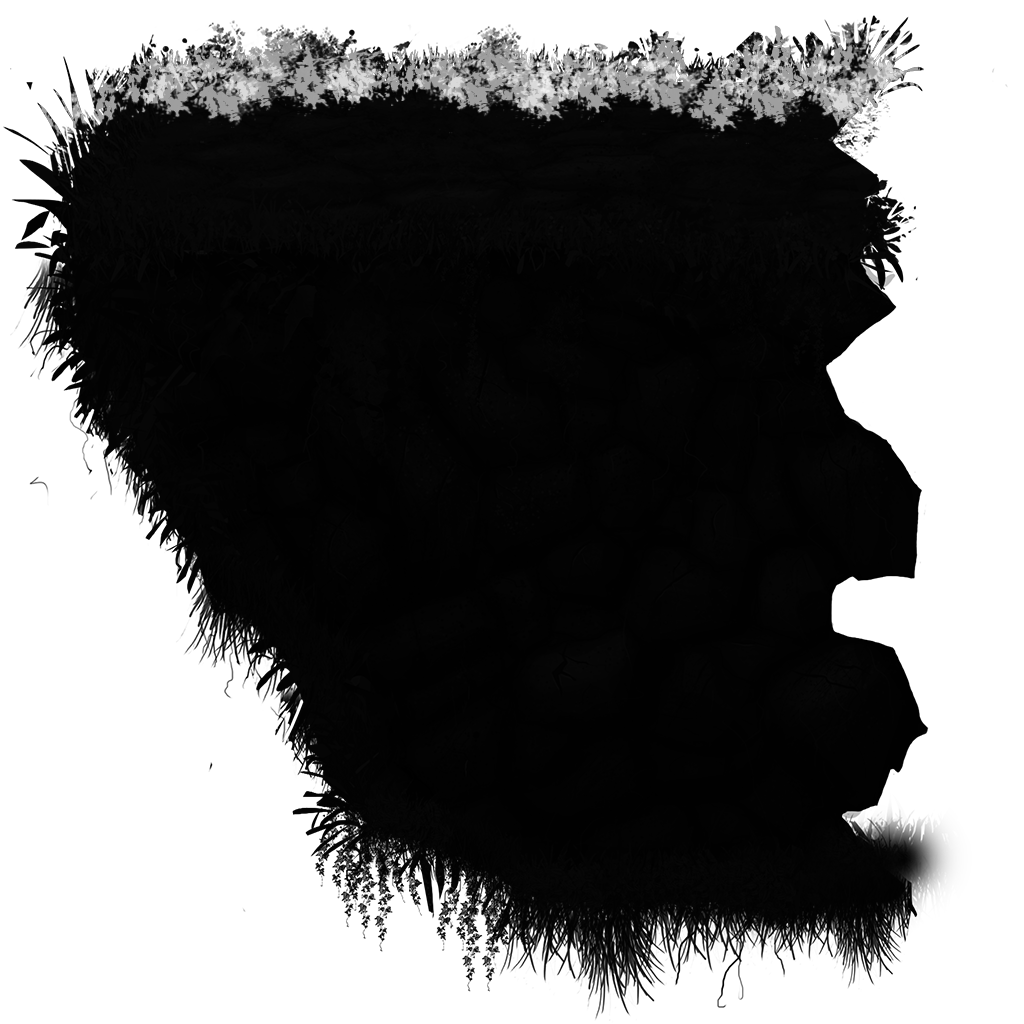
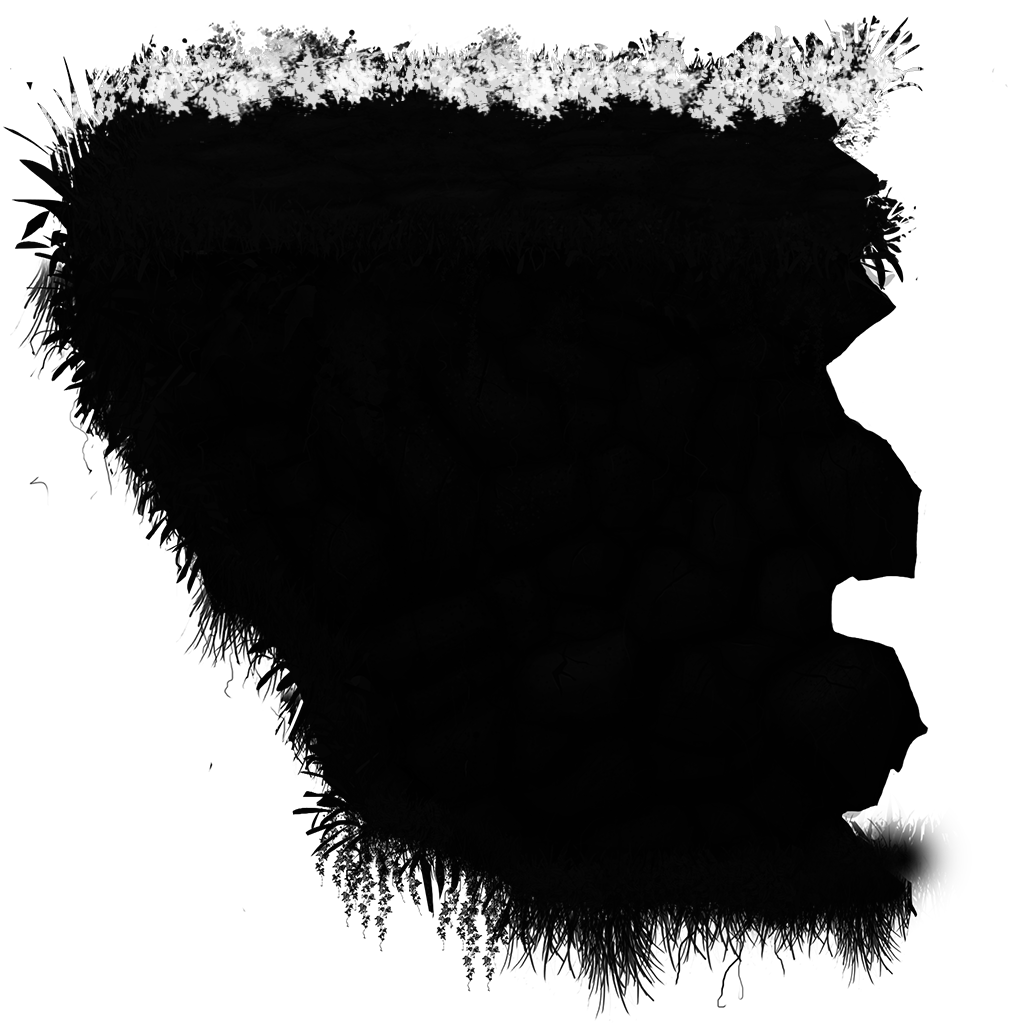
The second 1024 x 1024 image is a revision of the first. Changes to its layers:
painted on "Background" over (38, 23, 924, 147)
